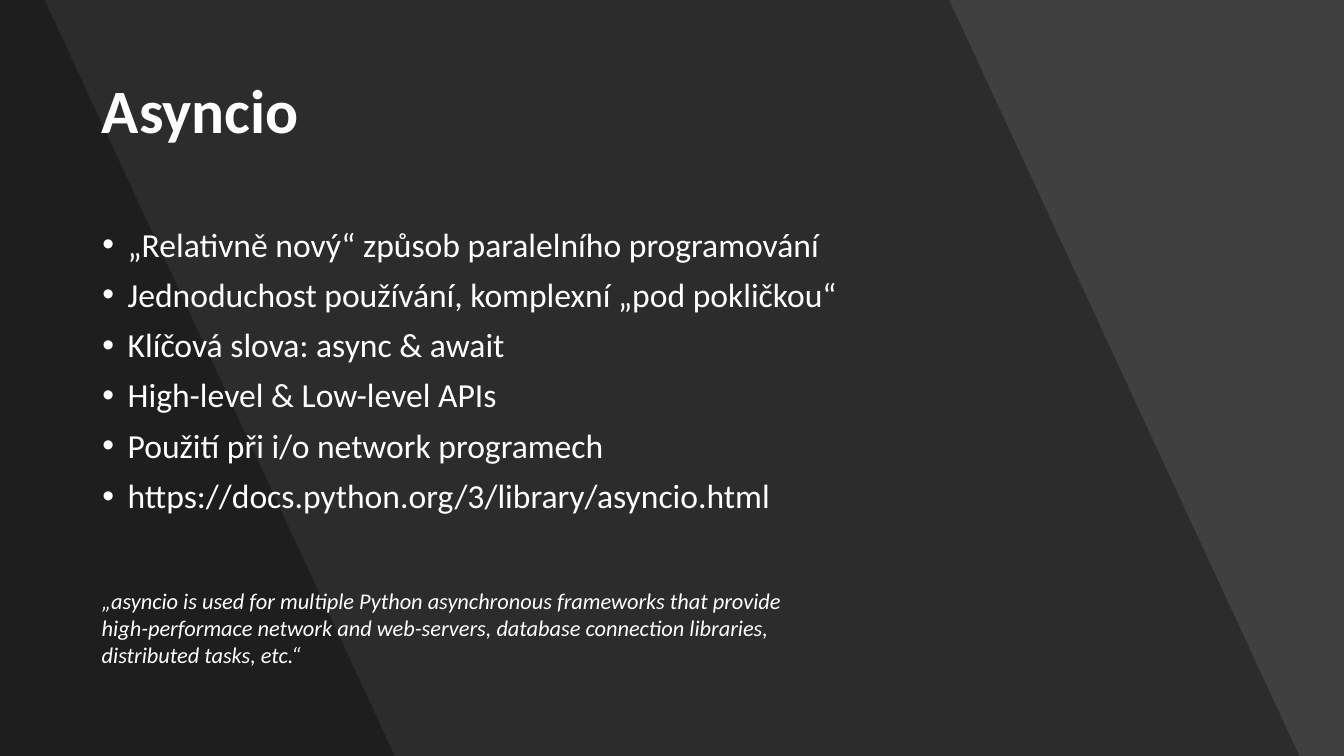
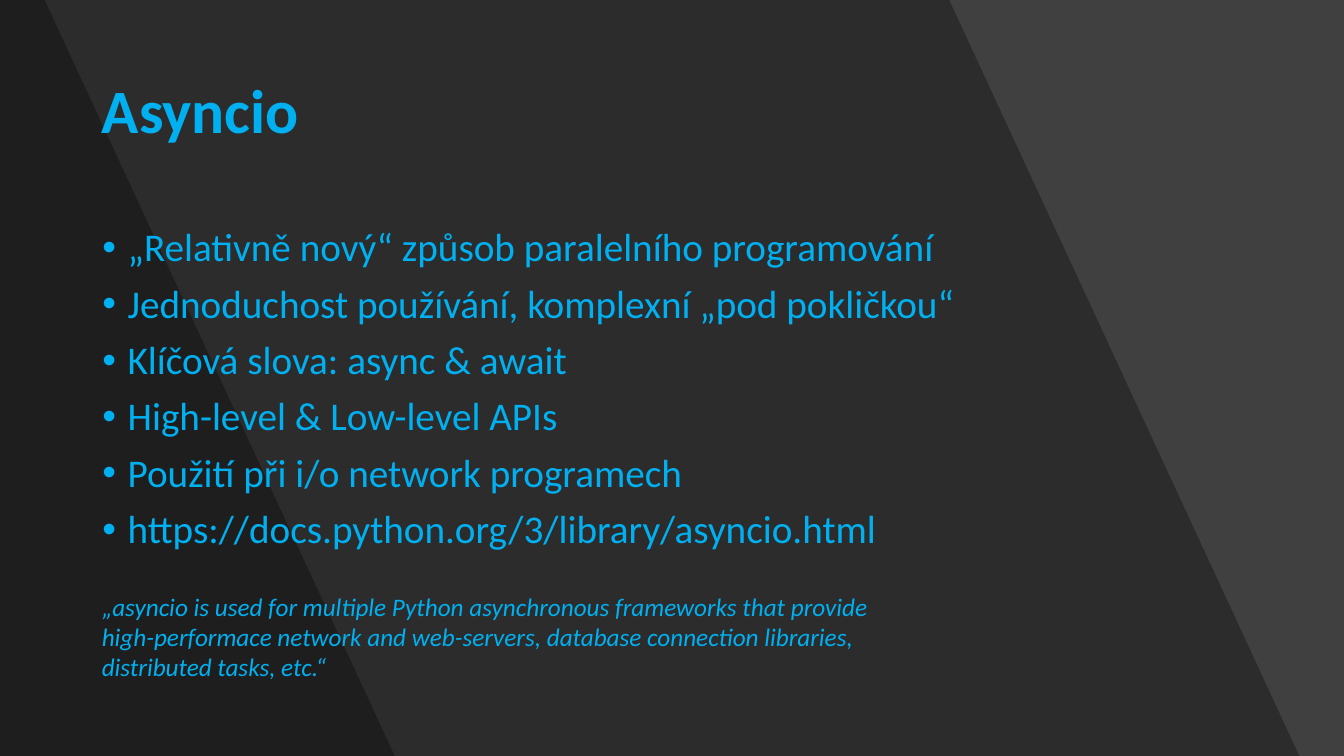
Before and after one commit to Fortex365/DiscordBot, a slide deck: slide 13 of Bot na platformě Discord.pptx. Drawn at 1344x756 pixels with LibreOffice and Linux fonts; fonts in the diff are those of the drawing. Boxes give left, top, right and bottom in pixels: in the first picture for what was removed or moved away, otherwise in the second. Text is boxed around its words. In the diff, an @@ line names an element or a change of style, - is before the commit and + after.

```diff
--- a/Bot na platformě Discord.pptx
+++ b/Bot na platformě Discord.pptx
@@ title "Asyncio" at (102, 90, 299, 143): text colour #FFFFFF to #00B0F0 @@
@@ text "„Relativně nový“ způsob paralelního programování" at (128, 233, 953, 550): size 24 to 28 pt, text colour #FFFFFF to #00B0F0 @@
@@ text "„asyncio is used for multiple ..." at (102, 598, 867, 679): size 16 to 18 pt, text colour #FFFFFF to #00B0F0 @@
```
Also in this commit, not shown: 19 other slides changed, 1 slide added.
